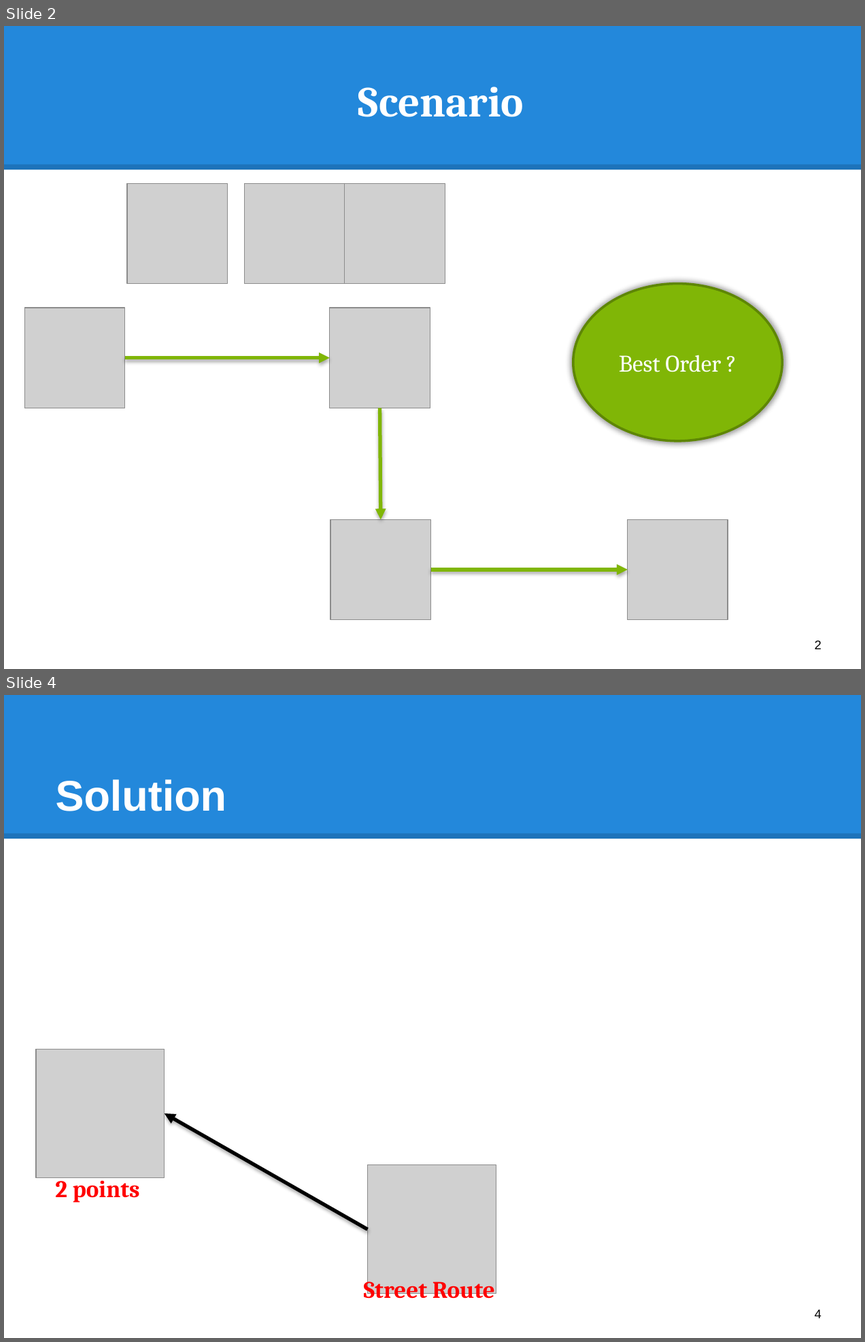
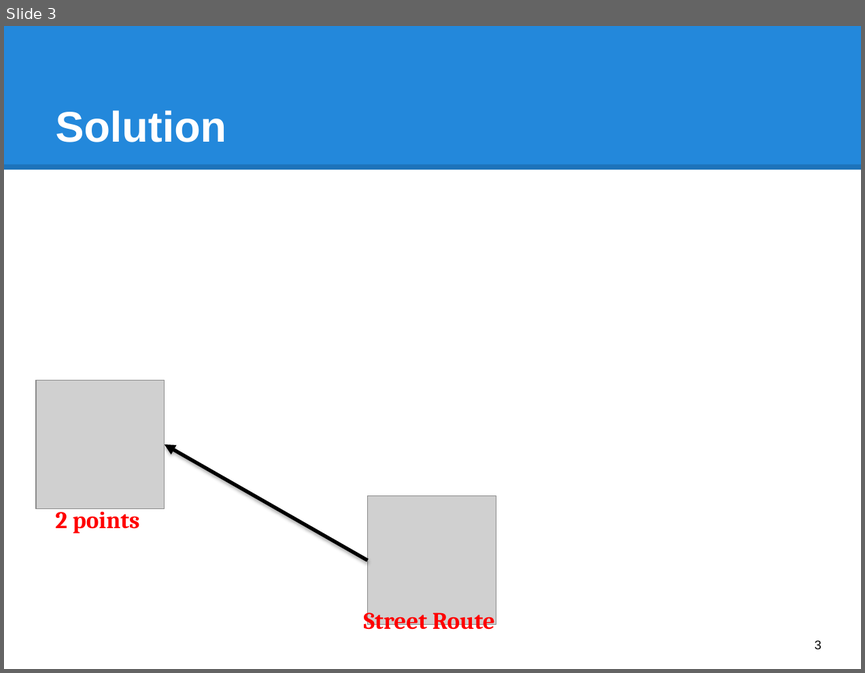
Before and after one commit to hqt/street-router, a slide deck: Document/presentation/bus/search_bus.pptx. Shown one above the other, each under a label of ours: slides 2 and 4 before the commit, slide 3 after it; the slides between them are not shown. The pictures are 865x1342 and 865x673 pixels, drawn with LibreOffice and Linux fonts; fonts in the diff are those of the drawing; grey boxes stand for pictures. Boxes give left, top, right and bottom in pixels: in the first picture for what was removed or moved away, otherwise in the second. Text is boxed around its words. In the diff, an @@ line names an element or a change of style, - is before the commit and + after.

```diff
--- a/Document/presentation/bus/search_bus.pptx
+++ b/Document/presentation/bus/search_bus.pptx
@@ slide 2 removed at box(4, 26, 861, 669), background #FFFFFF; not listed: 2 template elements that a slide beside it also shows @@
@@ title removed at box(358, 87, 524, 117) @@
-Scenario
@@ picture removed at box(127, 183, 228, 283) @@
@@ picture removed at box(245, 183, 345, 283) @@
@@ picture removed at box(345, 183, 445, 283) @@
@@ ellipse removed at box(573, 283, 782, 440) @@
-Best Order ?
@@ picture removed at box(24, 308, 125, 408) @@
@@ picture removed at box(330, 308, 430, 408) @@
@@ arrow removed from (125, 358) to (330, 358) @@
@@ arrow removed from (380, 408) to (381, 520) @@
@@ picture removed at box(330, 520, 430, 620) @@
@@ picture removed at box(628, 520, 728, 620) @@
@@ arrow removed from (430, 569) to (628, 569) @@
@@ page number removed at box(815, 640, 821, 649) @@
-2
@@ what was slide 4 is now slide 3 @@
@@ page number at box(815, 640, 821, 649): text changed @@
-4
+3
```
Also in this commit, not shown: 2 slides changed, 3 other slides removed.
